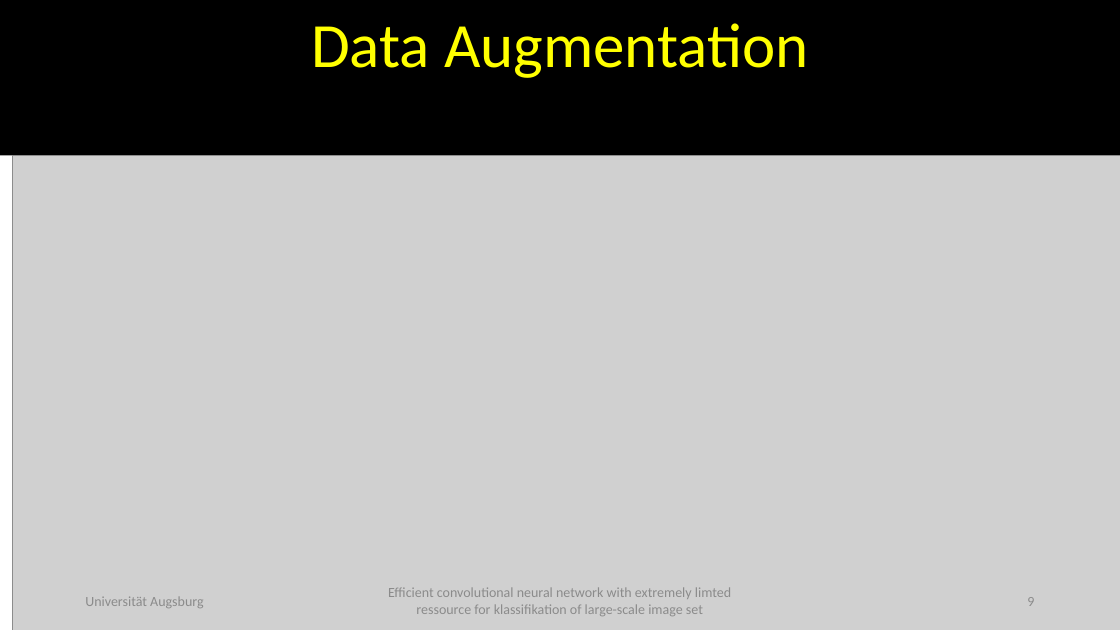
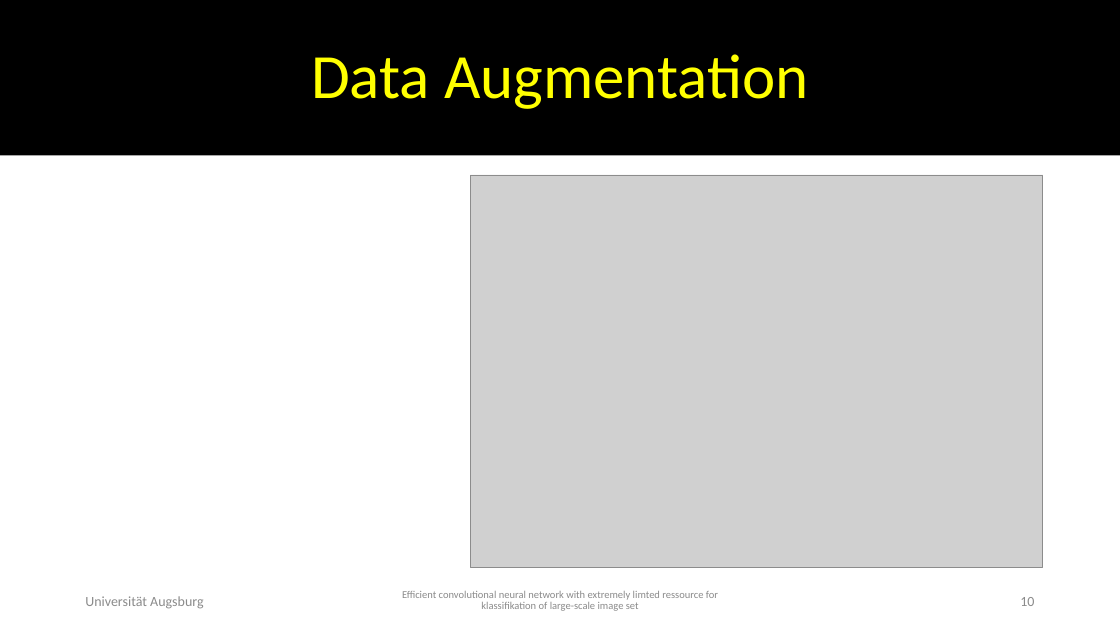
Before and after one commit to TEMKENG/Programme, a slide deck: slide 10 of bachelorarbeit-vorlage/Efficient convolutional neural network with extremely limted ressource.pptx (slide 9 before the commit). Drawn at 1120x630 pixels with LibreOffice and Linux fonts; fonts in the diff are those of the drawing; grey boxes stand for pictures. Boxes give left, top, right and bottom in pixels: in the first picture for what was removed or moved away, otherwise in the second. Text is boxed around its words. In the diff, an @@ line names an element or a change of style, - is before the commit and + after.

```diff
--- a/bachelorarbeit-vorlage/Efficient convolutional neural network with extremely limted ressource.pptx
+++ b/bachelorarbeit-vorlage/Efficient convolutional neural network with extremely limted ressource.pptx
@@ picture: place and size @@
-picture at [12,155,1120,630]
+picture at [471,175,1044,567]
@@ text "Universität Augsburg" at [85,596,203,609]: more space between paragraphs @@
@@ text "Efficient convolutional neural network with ..." at [402,591,718,611]: size 12 to 9 pt; line spacing 1 to 0.9; more space between paragraphs @@
@@ page number at [1020,597,1034,606]: text changed @@
-9
+10
```
Also in this commit, not shown: 11 other slides changed, 4 slides added, 11 other files.
